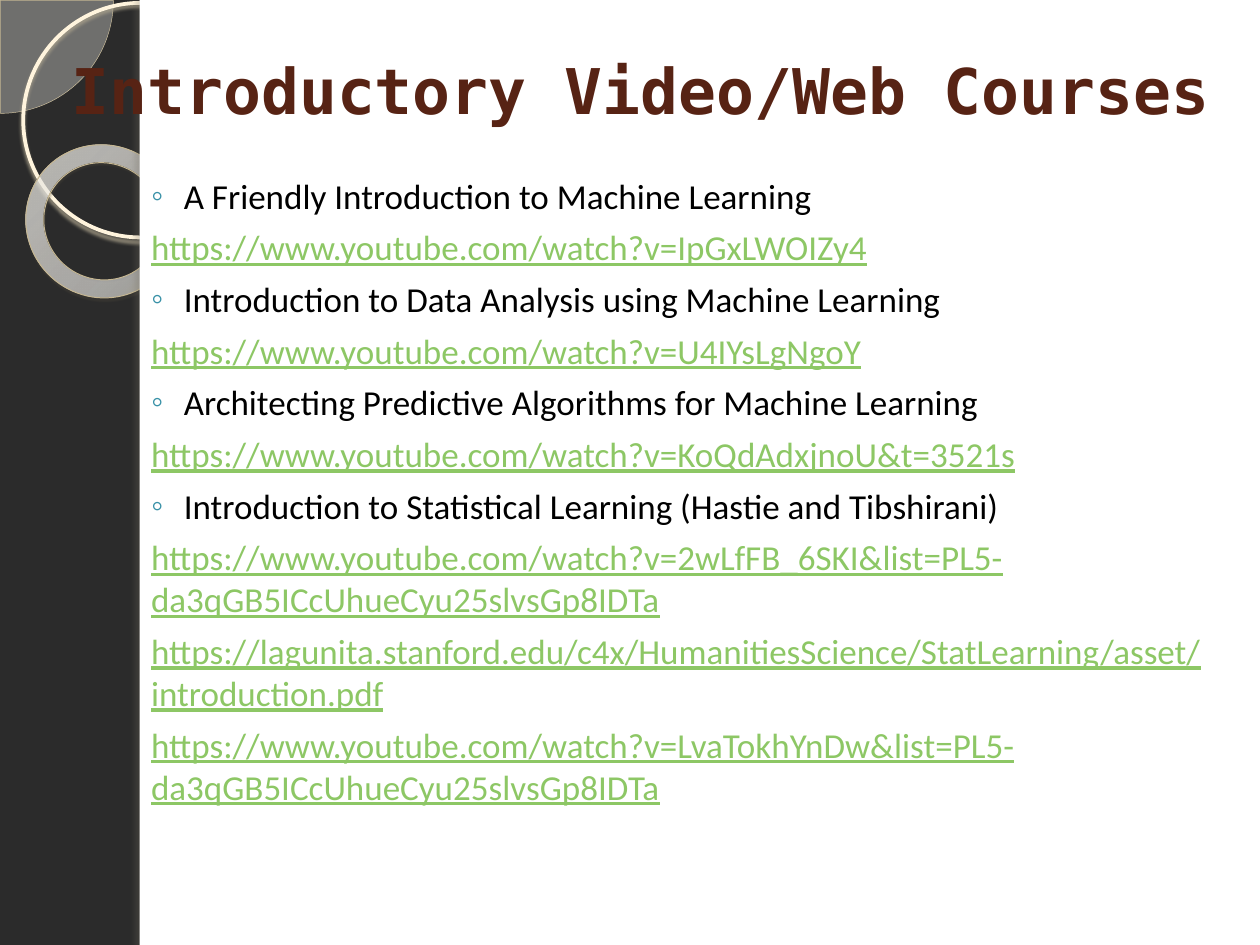
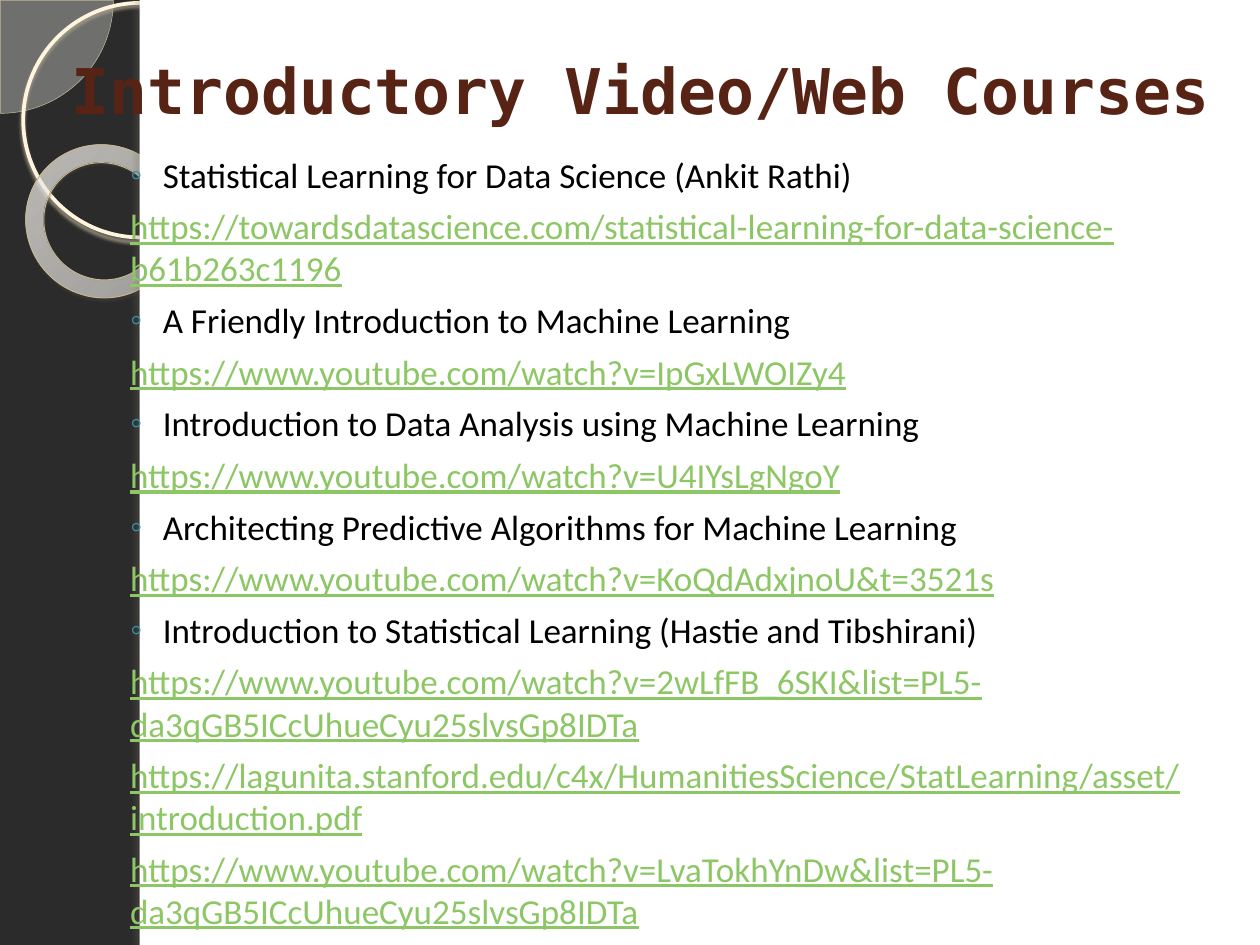
Before and after one commit to marinfotache/Data-Processing-Analysis-Science-with-R, a slide deck: slide 4 of 13 Introduction to Machine Learning/13_Introduction to Machine Learning.pptx. Drawn at 1260x945 pixels with LibreOffice and Linux fonts; fonts in the diff are those of the drawing; background and template pictures are left out; a plain dark background stands for a picture behind light text. Boxes give left, top, right and bottom in pixels: in the first picture for what was removed or moved away, otherwise in the second. Text is boxed around its words. In the diff, an @@ line names an element or a change of style, - is before the commit and + after.

```diff
--- a/13 Introduction to Machine Learning/13_Introduction to Machine Learning.pptx
+++ b/13 Introduction to Machine Learning/13_Introduction to Machine Learning.pptx
@@ text "Statistical Learning for Data Science ...": place and size @@
-text "Statistical Learning for Data Science ..." at [151,184,1200,806]
+text "Statistical Learning for Data Science ..." at [130,162,1179,933]
@@ text at [130,162,1113,291]: paragraphs added @@
+  ◦ Statistical Learning for Data Science (Ankit Rathi)
+  https://towardsdatascience.com/statistical-learning-for-data-science-b61b263c1196
```
